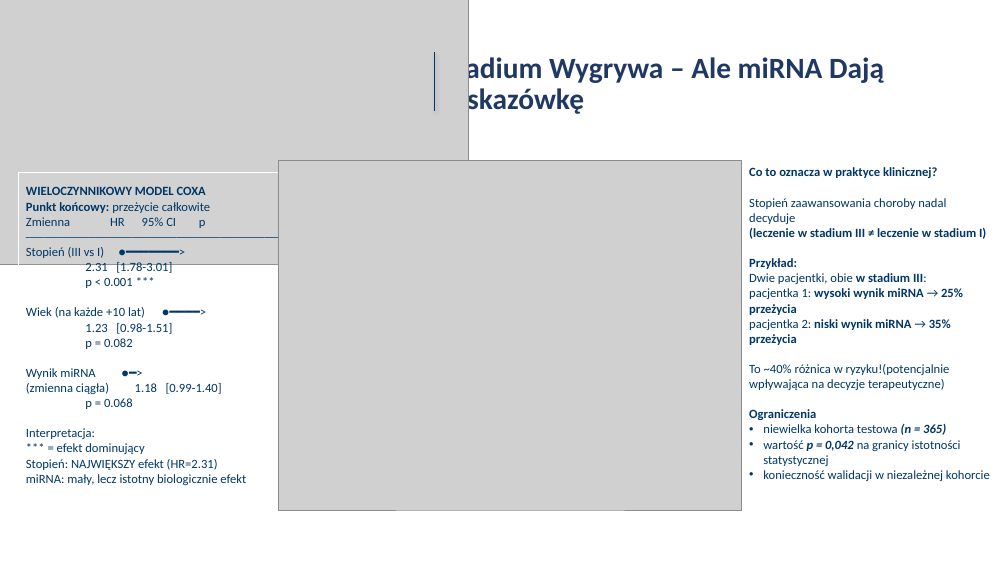
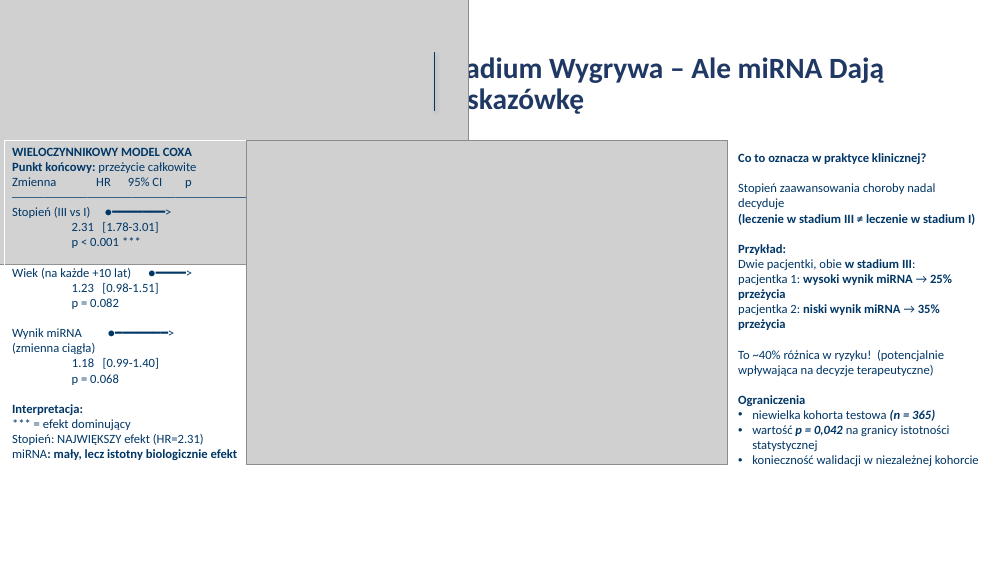
Before and after one commit to iZabela0001/Projekt_badawczy, a slide deck: slide 7 of pisanie_artykulu+prezentacja/Prezentacja.pptx. Drawn at 1008x567 pixels with LibreOffice and Linux fonts; fonts in the diff are those of the drawing; grey boxes stand for pictures. Boxes give left, top, right and bottom in pixels: in the first picture for what was removed or moved away, otherwise in the second. Text is boxed around its words. In the diff, an @@ line names an element or a change of style, - is before the commit and + after.

```diff
--- a/pisanie_artykulu+prezentacja/Prezentacja.pptx
+++ b/pisanie_artykulu+prezentacja/Prezentacja.pptx
@@ rectangle "WIELOCZYNNIKOWY MODEL COXA": place and size @@
-rectangle "WIELOCZYNNIKOWY MODEL COXA" at box(18, 172, 340, 496)
+rectangle "WIELOCZYNNIKOWY MODEL COXA" at box(5, 141, 326, 464)
@@ picture: place and size @@
-picture at box(279, 160, 743, 510)
+picture at box(247, 141, 727, 464)
@@ rectangle "Co to oznacza w praktyce ...": place and size @@
-rectangle "Co to oznacza w praktyce ..." at box(742, 148, 1002, 498)
+rectangle "Co to oznacza w praktyce ..." at box(731, 134, 991, 483)
@@ text in rectangle at box(12, 328, 159, 369): text changed @@
-Wynik miRNA ●━>
-(zmienna ciągła) 1.18 [0.99-1.40]
+Wynik miRNA ●━━━━━━━>
+(zmienna ciągła)
+1.18 [0.99-1.40]
@@ text in rectangle at box(738, 350, 944, 376): spaces changed @@
-To ~40% różnica w ryzyku!(potencjalnie wpływająca na decyzje terapeutyczne)
+To ~40% różnica w ryzyku! (potencjalnie wpływająca na decyzje terapeutyczne)
@@ text in rectangle at box(12, 404, 238, 460): bold on in "Interpretacja:", "miRNA: mały, lecz istotny biologicznie efekt" @@
```
Also in this commit, not shown: 4 other slides changed, 1 slide added.
